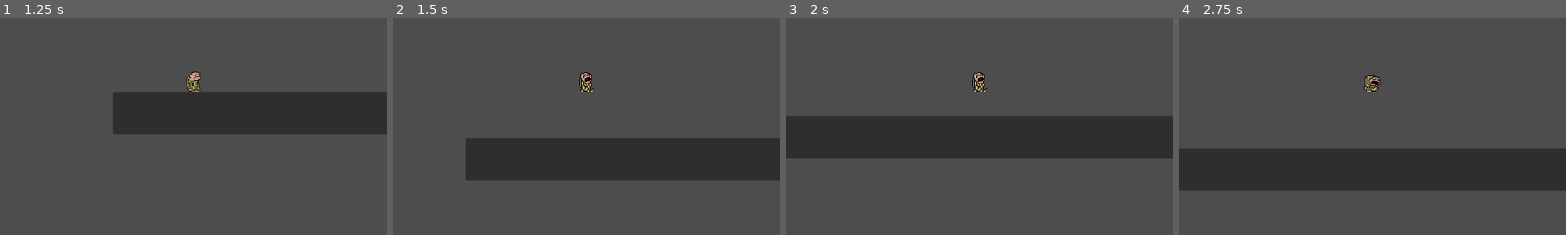
Above: before the commit, frames 1-4 (left to right).
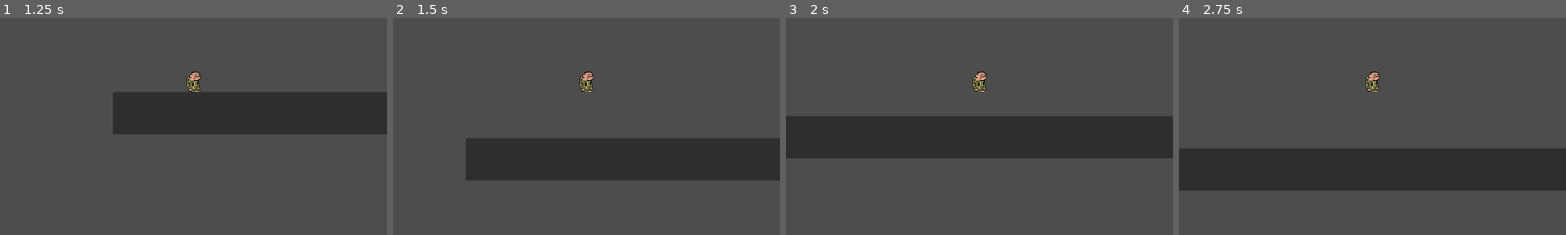
Above: after the commit, the same moments.

Repository: OneSirJar/Godotplatformer
Game: Godot game, scene res://Main Menu/Blood.tscn
Two runs of this game, one before a commit and one after it. Both use one fixed random seed, a clock stepped at 60 frames per second and the inputs below.
Inputs:
- Up to frame 1 (1.25 s): click "Blood" at 0.5 s
- Up to frame 2 (1.5 s): tap Enter (ui_accept) at 1.25 s; hold Right (ui_right) from 1.28 s (still down)
- Up to frame 3 (2 s): keep holding Right (ui_right); tap Enter (ui_accept) at 1.52 s
- Up to frame 4 (2.75 s): keep holding Right (ui_right); tap Enter (ui_accept) at 2.27 s
The pictures show only the part of the screen within x 26-75%, y 35-85%; the shares and areas given below are measured in that part.

Frame 1 is identical in both runs. In frame 2, 0.3% of the frame differs, in the area x 48-52%, y 24-34%; in frame 3, 0.3%; in frame 4, 0.3%, in the area x 47-53%, y 24-34%.

Commit message:
two-way movement

Diff:
--- a/Blood/World/philip.gd
+++ b/Blood/World/philip.gd
@@ -12,9 +12,15 @@
 
 func animate_the_fat_boy ():
 	if direction.x != 0:
-		animated_sprite.play("Right")
+		animated_sprite.play("Move")
 	else:
 		animated_sprite.play("Idle")
+
+func the_other_way_you_oaf ():
+	if direction.x > 0:
+		animated_sprite.flip_h = false
+	elif direction.x < 0:
+		animated_sprite.flip_h = true
 
 func _physics_process(delta):
 	# Add the gravity.
@@ -36,3 +42,4 @@
 
 	move_and_slide()
 	animate_the_fat_boy()
+	the_other_way_you_oaf()
